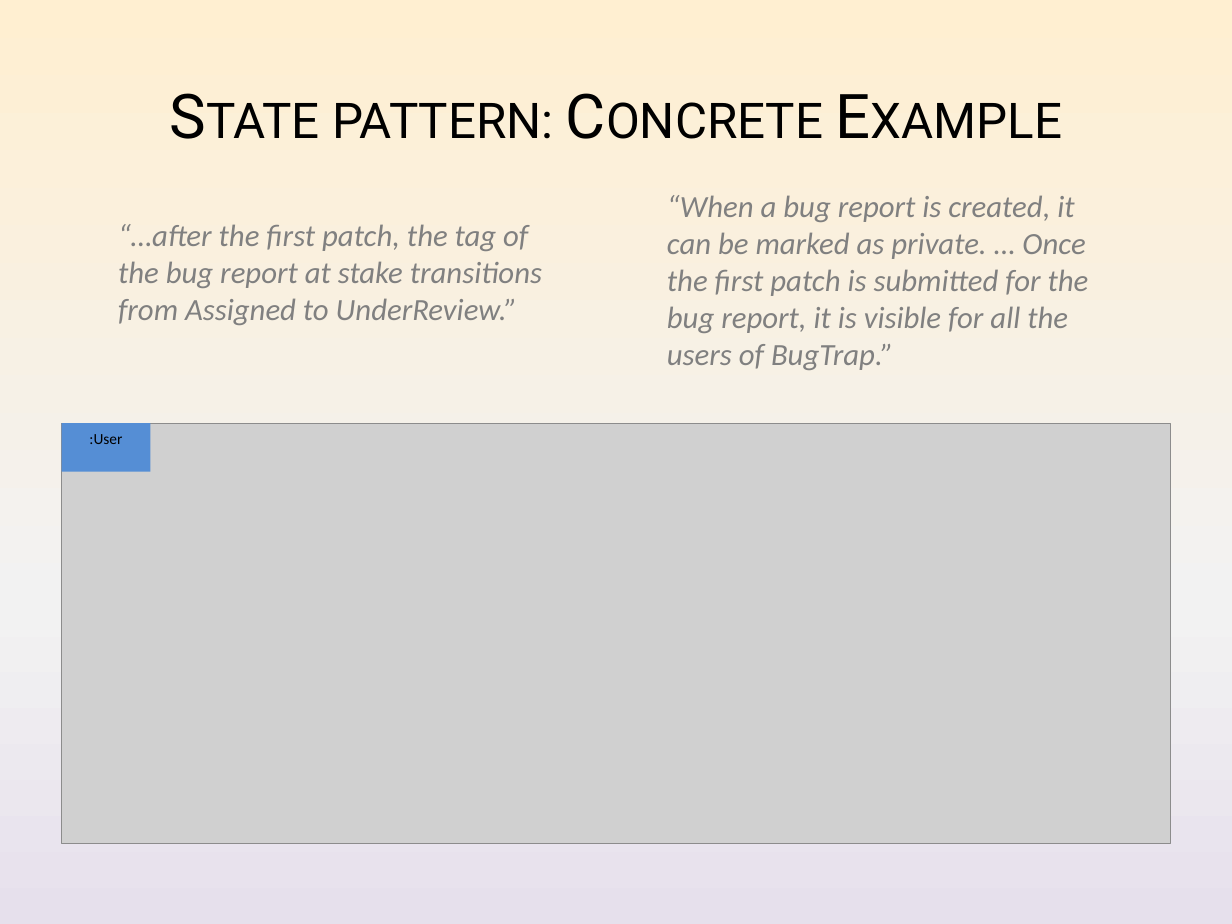
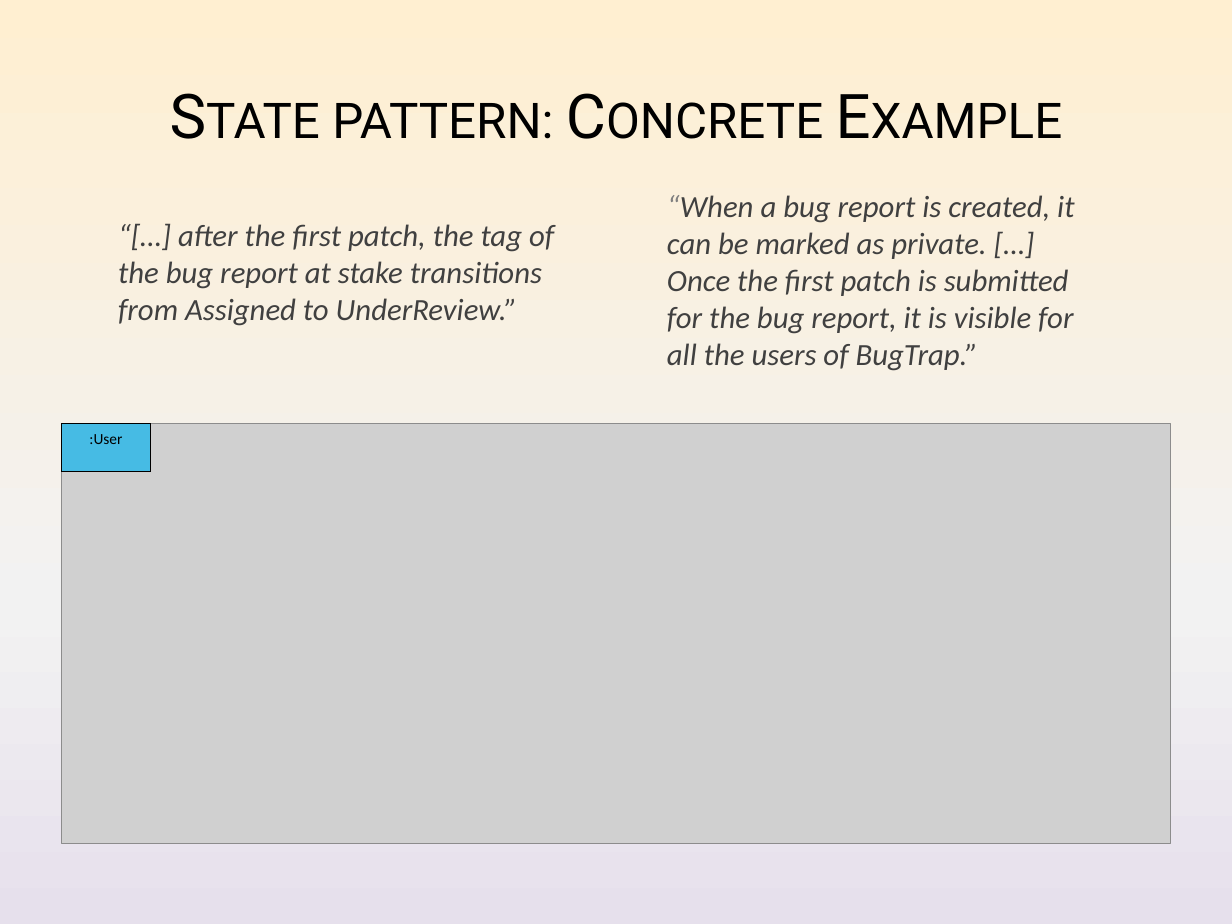
Before and after one commit to Nickelium/Software-Development, a slide deck: slide 10 of Presentaties/Iteratie 2/SWOP Presentatie 2 Inhoud.pptx (slide 11 before the commit). Drawn at 1232x924 pixels with LibreOffice and Linux fonts; fonts in the diff are those of the drawing; grey boxes stand for pictures. Boxes give left, top, right and bottom in pixels: in the first picture for what was removed or moved away, otherwise in the second. Text is boxed around its words. In the diff, an @@ line names an element or a change of style, - is before the commit and + after.

Commit message:
Final presentation

```diff
--- a/Presentaties/Iteratie 2/SWOP Presentatie 2 Inhoud.pptx
+++ b/Presentaties/Iteratie 2/SWOP Presentatie 2 Inhoud.pptx
@@ text at <box>667,195,1074,371</box>: text changed; text colour #808080 to #404040 @@
-“When a bug report is created, it can be marked as private. … Once the first patch is submitted for the bug report, it is visible for all the users of BugTrap.”
+“When a bug report is created, it can be marked as private. […] Once the first patch is submitted for the bug report, it is visible for all the users of BugTrap.”
@@ text at <box>118,224,554,326</box>: text changed; text colour #808080 to #404040 @@
-“…after the first patch, the tag of the bug report at stake transitions from Assigned to UnderReview.”
+“[…] after the first patch, the tag of the bug report at stake transitions from Assigned to UnderReview.”
@@ rectangle ":User" at <box>62,424,150,472</box>: fill #558ED5 to #46BBE4; outline none to #000000 0.75 pt @@
```
Also in this commit, not shown: 11 other slides changed, 1 slide added, 2 slides removed, 1 other file.
